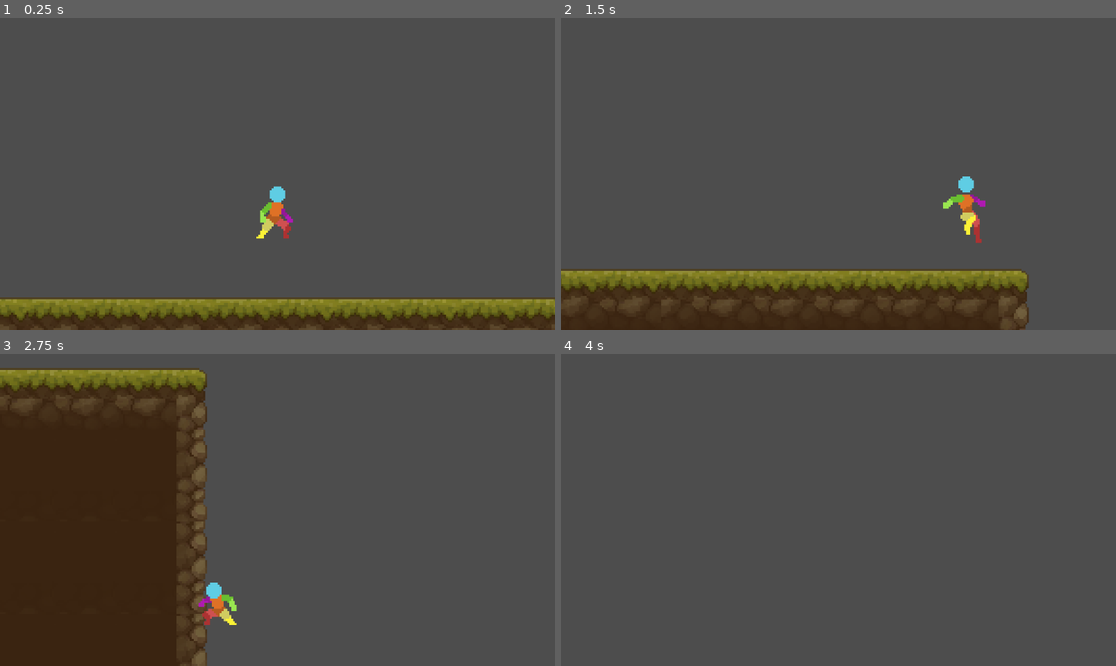
Above: before the commit, frames 1-4 (two rows, left to right).
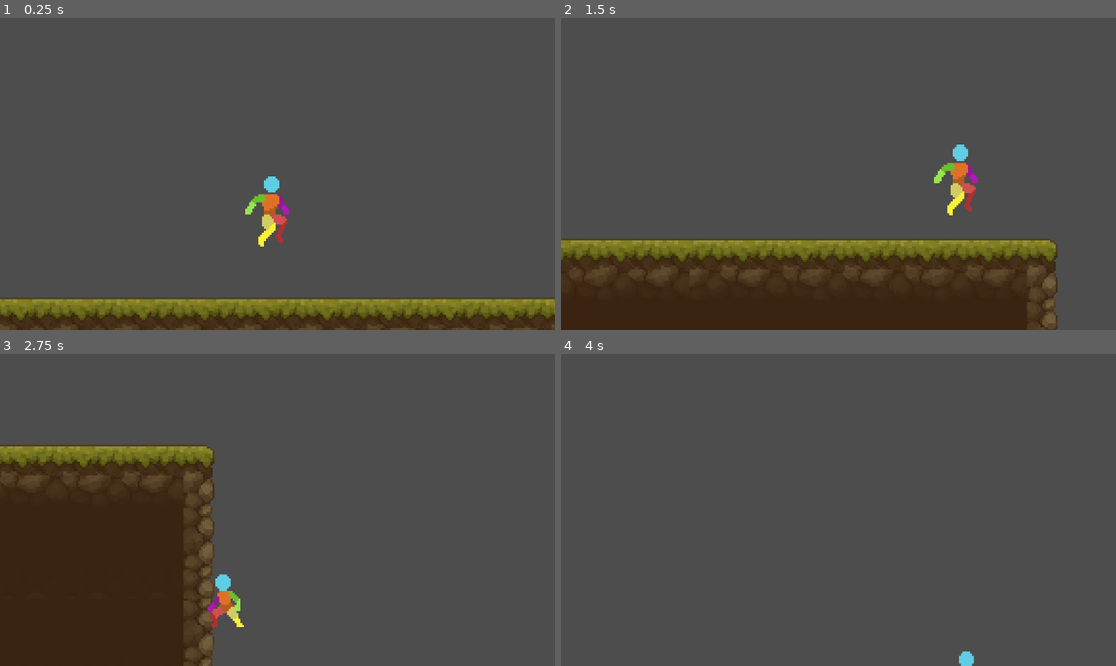
Above: after the commit, the same moments.

Repository: KobyS82/Platformer
Game: Godot game, scene res://Levels/test_level.tscn
Two runs of this game, one before a commit and one after it. Both use one fixed random seed, a clock stepped at 60 frames per second and the inputs below.
Inputs:
- Up to frame 1 (0.25 s): no input
- Up to frame 2 (1.5 s): hold D (right) from 0.53 s (still down); tap Space (jump) at 0.6, 0.77, 1.07, 1.35 s
- Up to frame 3 (2.75 s): tap Space (jump) at 1.52, 1.82, 2.1 s; release D (right) at 2.03 s; hold A (left) from 2.03 s (still down)
- Up to frame 4 (4 s): release A (left) at 2.78 s; hold D (right) from 2.78 s (still down); tap Space (jump) at 2.85, 3.02, 3.32, 3.6, 3.77 s

The runs differ from the first frame. In frame 1, 0.8% of the frame differs, in the area x 44-53%, y 50-74%; in frame 2, 17%, in the area x 0-90%, y 40-100%; in frame 3, 14%; in frame 4, 0.1%.

Commit message:
finishing touched to basic animations

Diff:
--- a/Character/player.gd
+++ b/Character/player.gd
@@ -33,13 +33,12 @@
 			jump()
 		elif not has_double_jumped:
 			# Double jump in air
-			velocity.y += double_jump_velocity
-			has_double_jumped = true
+			double_jump()
 
 	# Get the input direction and handle the movement/deceleration.
 	# As good practice, you should replace UI actions with custom gameplay actions.
 	direction = Input.get_vector("left", "right", "up", "down")
-	if direction:
+	if direction.x != 0 && animated_sprite.animation != "jump_end":
 		velocity.x = direction.x * speed
 	else:
 		velocity.x = move_toward(velocity.x, 0, speed)
@@ -50,10 +49,13 @@
 
 func update_animation():
 	if not animation_locked:
-		if direction.x != 0:
-			animated_sprite.play("run")
+		if not is_on_floor():
+			animated_sprite.play("jump_loop")
 		else:
-			animated_sprite.play("idle")
+			if direction.x != 0:
+				animated_sprite.play("run")
+			else:
+				animated_sprite.play("idle")
 
 func update_facing_direction():
 	if direction.x > 0:
@@ -66,6 +68,13 @@
 	animated_sprite.play("jump_start")
 	animation_locked = true
 
+func double_jump():
+	velocity.y = double_jump_velocity
+	animated_sprite.play("jump_double")
+	animation_locked = true
+	has_double_jumped = true
+
+
 func land():
 	animated_sprite.play("jump_end")
 	animation_locked = true
@@ -75,5 +84,5 @@
 
 
 func _on_animated_sprite_2d_animation_finished():
-	if(animated_sprite.animation == "jump_end"):
+	if(["jump_end", "jump_start", "jump_double"].has(animated_sprite.animation)):
 		animation_locked = false
--- a/Character/player.tscn
+++ b/Character/player.tscn
@@ -46,6 +46,18 @@
 atlas = ExtResource("1_6qlk8")
 region = Rect2(432, 0, 48, 48)
 
+[sub_resource type="AtlasTexture" id="AtlasTexture_ip1mv"]
+atlas = ExtResource("4_b08lk")
+region = Rect2(0, 0, 48, 48)
+
+[sub_resource type="AtlasTexture" id="AtlasTexture_051c0"]
+atlas = ExtResource("4_b08lk")
+region = Rect2(48, 0, 48, 48)
+
+[sub_resource type="AtlasTexture" id="AtlasTexture_xqvjj"]
+atlas = ExtResource("4_b08lk")
+region = Rect2(96, 0, 48, 48)
+
 [sub_resource type="AtlasTexture" id="AtlasTexture_32os4"]
 atlas = ExtResource("3_84qdv")
 region = Rect2(0, 0, 48, 48)
@@ -81,6 +93,14 @@
 [sub_resource type="AtlasTexture" id="AtlasTexture_6cbrm"]
 atlas = ExtResource("3_84qdv")
 region = Rect2(384, 0, 48, 48)
+
+[sub_resource type="AtlasTexture" id="AtlasTexture_51jqf"]
+atlas = ExtResource("4_b08lk")
+region = Rect2(48, 0, 48, 48)
+
+[sub_resource type="AtlasTexture" id="AtlasTexture_juh2q"]
+atlas = ExtResource("4_b08lk")
+region = Rect2(96, 0, 48, 48)
 
 [sub_resource type="AtlasTexture" id="AtlasTexture_oviyw"]
 atlas = ExtResource("4_b08lk")
@@ -165,6 +185,20 @@
 }, {
 "frames": [{
 "duration": 1.0,
+"texture": SubResource("AtlasTexture_ip1mv")
+}, {
+"duration": 1.0,
+"texture": SubResource("AtlasTexture_051c0")
+}, {
+"duration": 1.0,
+"texture": SubResource("AtlasTexture_xqvjj")
+}],
+"loop": false,
+"name": &"jump_double",
+"speed": 10.0
+}, {
+"frames": [{
+"duration": 1.0,
 "texture": SubResource("AtlasTexture_32os4")
 }, {
 "duration": 1.0,
@@ -194,6 +228,17 @@
 "loop": false,
 "name": &"jump_end",
 "speed": 10.0
+}, {
+"frames": [{
+"duration": 1.0,
+"texture": SubResource("AtlasTexture_51jqf")
+}, {
+"duration": 1.0,
+"texture": SubResource("AtlasTexture_juh2q")
+}],
+"loop": true,
+"name": &"jump_loop",
+"speed": 2.0
 }, {
 "frames": [{
 "duration": 1.0,
@@ -248,7 +293,7 @@
 
 [node name="AnimatedSprite2D" type="AnimatedSprite2D" parent="."]
 sprite_frames = SubResource("SpriteFrames_flgpq")
-animation = &"jump_end"
+animation = &"idle"
 autoplay = "idle"
 centered = false
 offset = Vector2(-25, -23.5)
Not shown: 1 places in Character/player.tscn that only renumber resources
